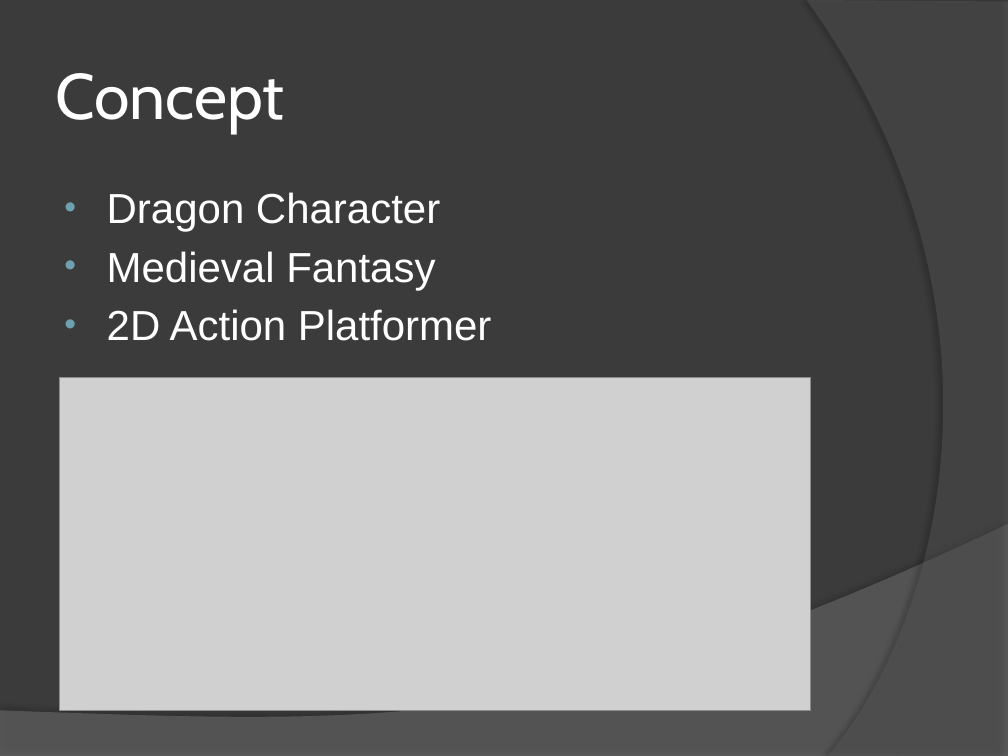
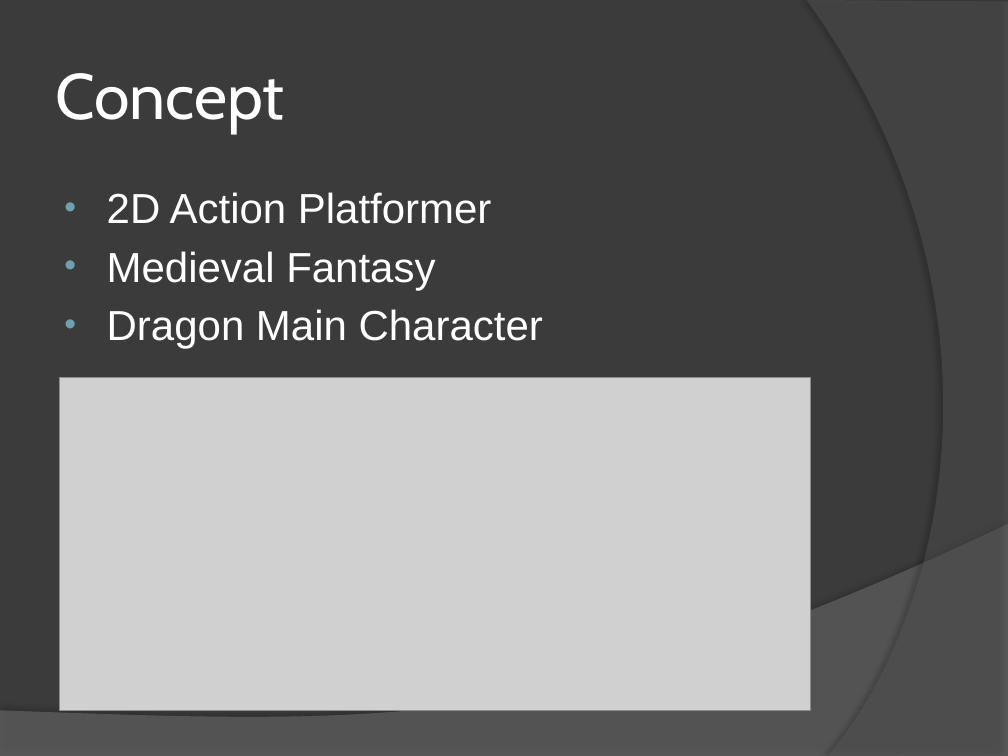
Before and after one commit to everescent/drqst, a slide deck: slide 2 of Pre-Production/D-Sync.pptx. Drawn at 1008x756 pixels with LibreOffice and Linux fonts; fonts in the diff are those of the drawing; grey boxes stand for pictures. Boxes give left, top, right and bottom in pixels: in the first picture for what was removed or moved away, otherwise in the second. Text is boxed around its words. In the diff, an @@ line names an element or a change of style, - is before the commit and + after.

```diff
--- a/Pre-Production/D-Sync.pptx
+++ b/Pre-Production/D-Sync.pptx
@@ text at (x1=107, y1=192, x2=492, y2=224): text changed @@
-• Dragon Character
+• 2D Action Platformer
@@ text at (x1=107, y1=309, x2=543, y2=349): text changed @@
-• 2D Action Platformer
+• Dragon Main Character
```
Also in this commit, not shown: 5 other slides changed, 1 slide added, 2 slides removed.
